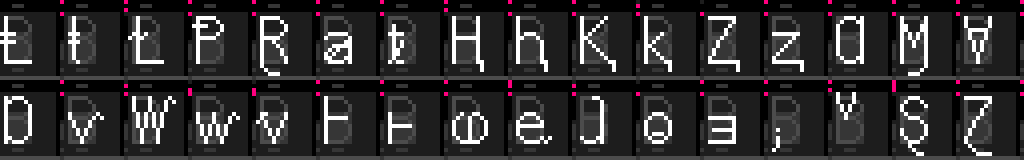
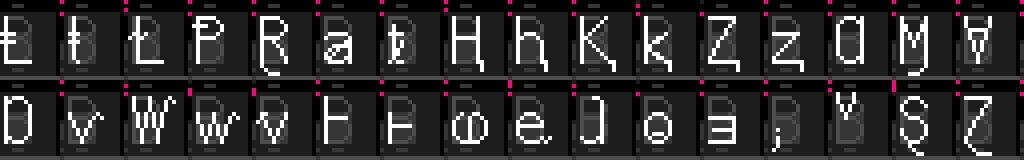
The second (1024, 160) image is a revision of the first. Changes to its layers:
removed layer "Layer 2" over (648, 32, 668, 60)
removed layer "Layer 1" over (648, 32, 668, 60)
removed layer "Background" over (648, 32, 668, 60)
